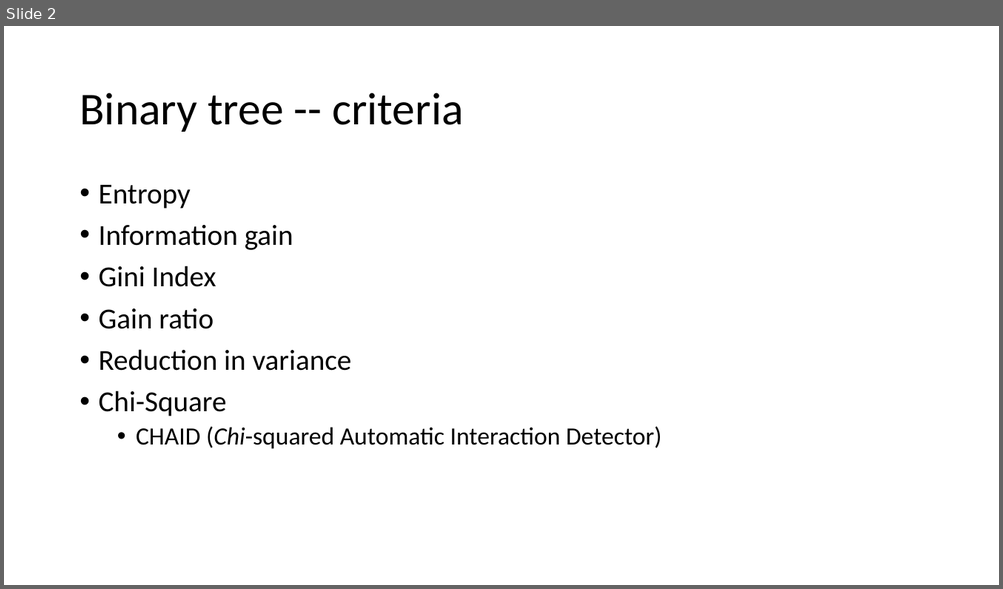
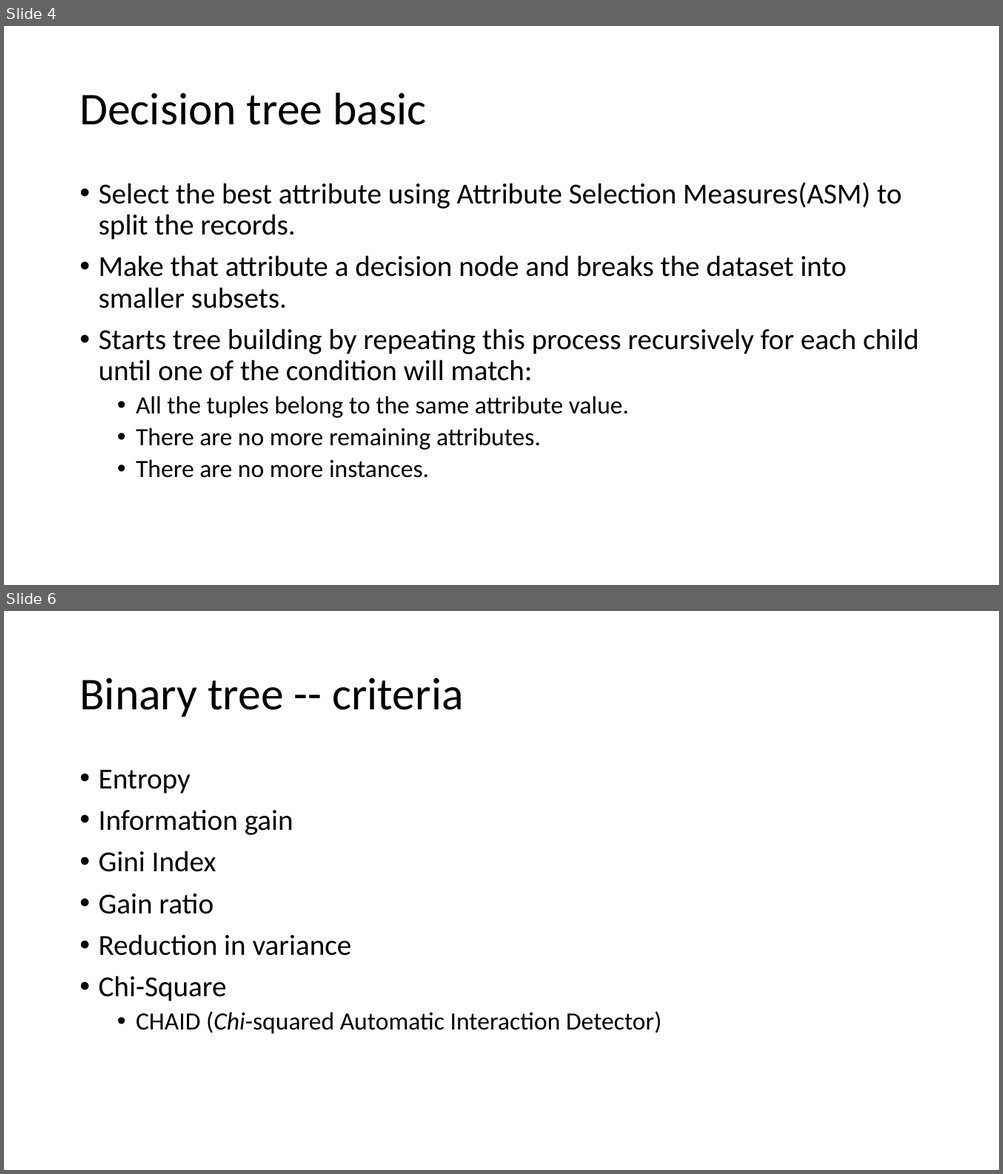
Before and after one commit to 2waybene/java4lucy, a slide deck: doc/meeting_11052020.pptx. Shown one above the other, each under a label of ours: slide 2 before the commit, slides 4 and 6 after it; the slides between them are not shown. The pictures are 1003x589 and 1003x1174 pixels, drawn with LibreOffice and Linux fonts; fonts in the diff are those of the drawing. Boxes give left, top, right and bottom in pixels: in the first picture for what was removed or moved away, otherwise in the second. Text is boxed around its words. In the diff, an @@ line names an element or a change of style, - is before the commit and + after.

```diff
--- a/doc/meeting_11052020.pptx
+++ b/doc/meeting_11052020.pptx
@@ slide 4 added at (4, 26, 999, 585), background #FFFFFF @@
@@ title added at (79, 93, 426, 125), 44 pt, text #000000 @@
+Decision tree basic
@@ text added at (99, 182, 919, 478), 28 pt, text #000000 @@
+• Select the best attribute using Attribute Selection Measures(ASM) to split the records.
+• Make that attribute a decision node and breaks the dataset into smaller subsets.
+• Starts tree building by repeating this process recursively for each child until one of the condition will match:
+  • All the tuples belong to the same attribute value.
+  • There are no more remaining attributes.
+  • There are no more instances.
@@ what was slide 2 is now slide 6 @@
```
Also in this commit, not shown: 4 slides changed, 11 other slides added, 1 slide removed, 3 other files.
